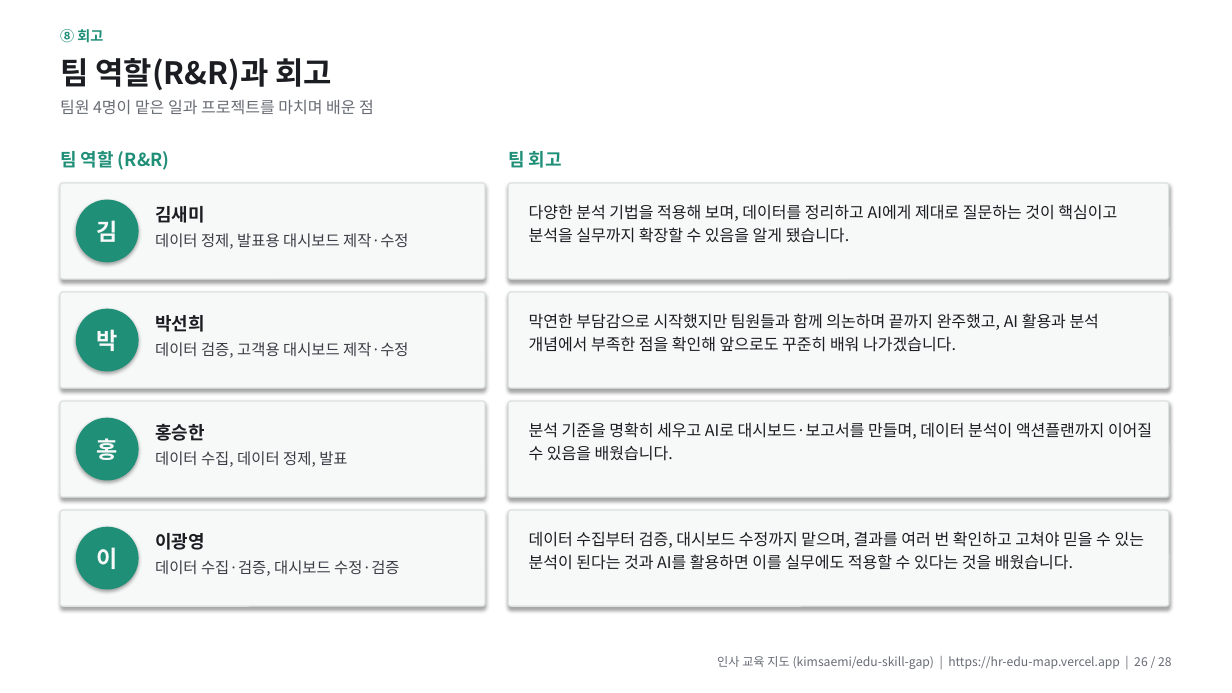
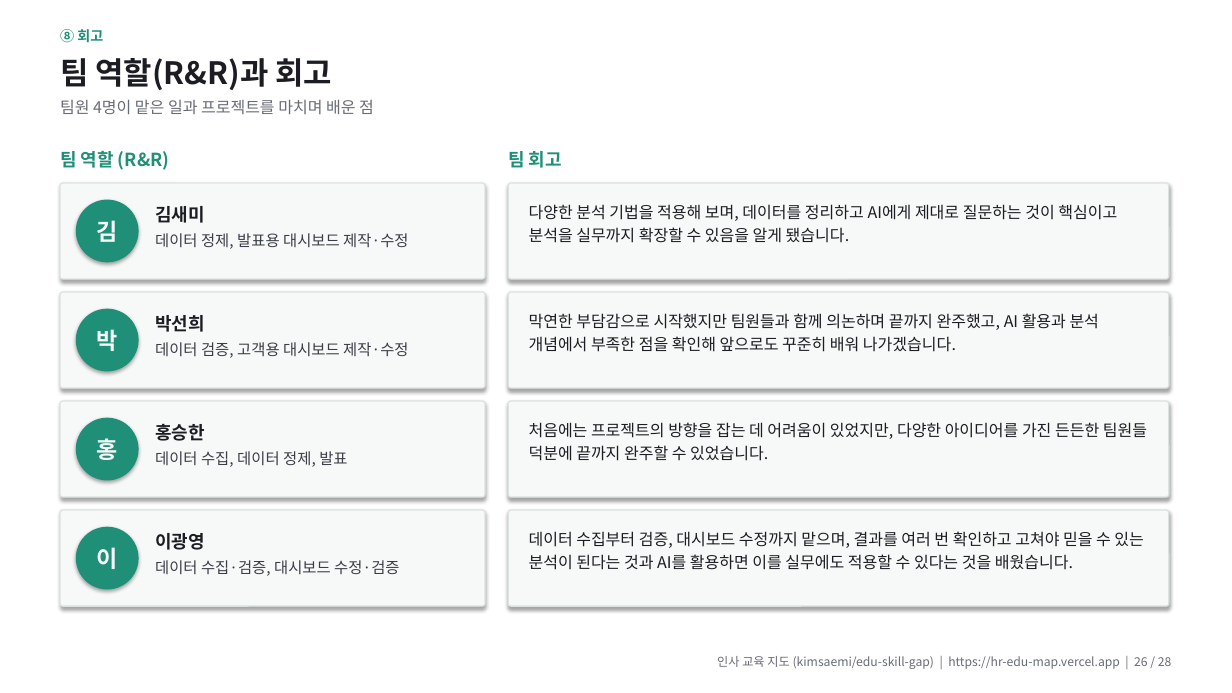
Before and after one commit to kimsaemi/edu-skill-gap, a slide deck: slide 26 of presentation/HR_교육지도_발표.pptx. Drawn at 1232x693 pixels with LibreOffice and Linux fonts; fonts in the diff are those of the drawing. Boxes give left, top, right and bottom in pixels: in the first picture for what was removed or moved away, otherwise in the second. Text is boxed around its words. In the diff, an @@ line names an element or a change of style, - is before the commit and + after.

```diff
--- a/presentation/HR_교육지도_발표.pptx
+++ b/presentation/HR_교육지도_발표.pptx
@@ text at [529,422,1147,461]: text changed @@
-분석 기준을 명확히 세우고 AI로 대시보드·보고서를 만들며, 데이터 분석이 액션플랜까지 이어질 수 있음을 배웠습니다.
+처음에는 프로젝트의 방향을 잡는 데 어려움이 있었지만, 다양한 아이디어를 가진 든든한 팀원들 덕분에 끝까지 완주할 수 있었습니다.
```
Also in this commit, not shown: 1 other file.
